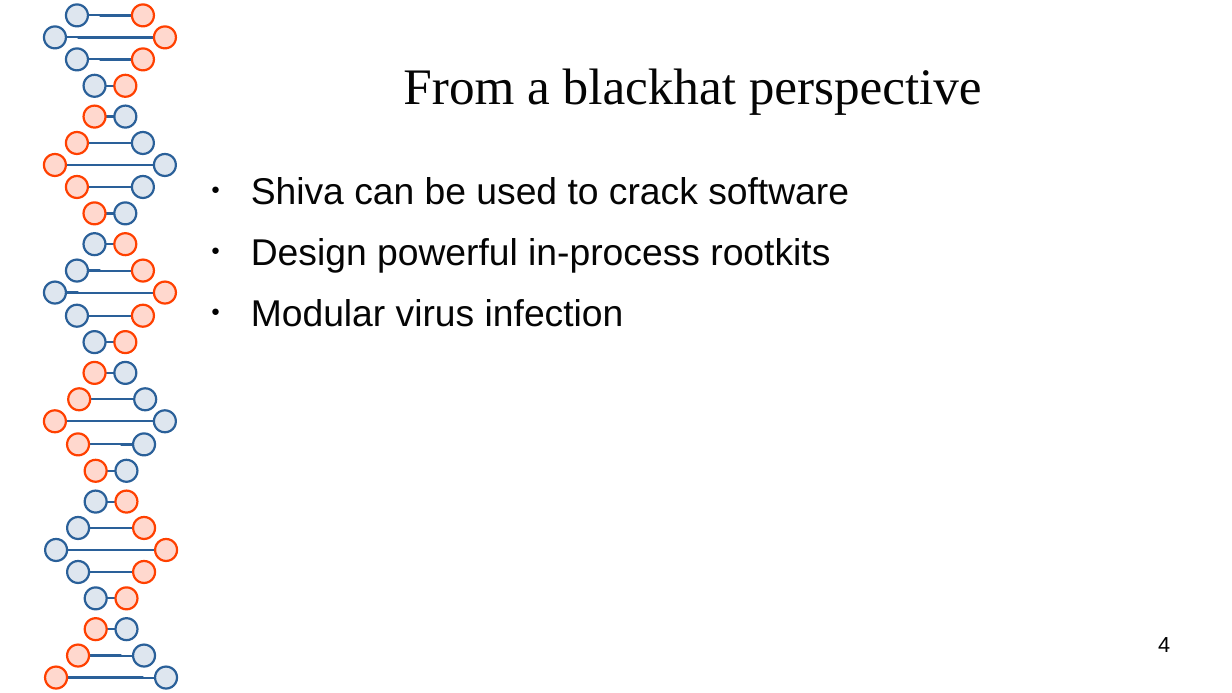
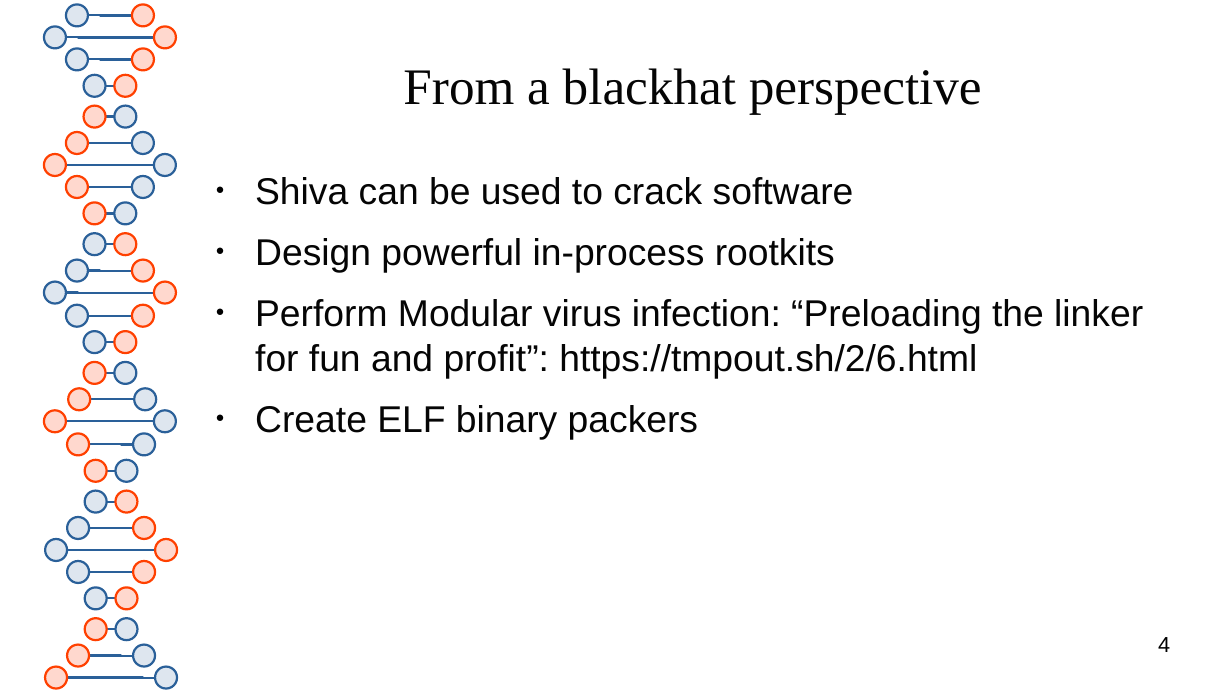
Before and after one commit to advanced-microcode-patching/shiva, a slide deck: slide 4 of presentation/shiva_runtime.odp. Drawn at 1232x693 pixels with LibreOffice and Linux fonts; fonts in the diff are those of the drawing. Boxes give left, top, right and bottom in pixels: in the first picture for what was removed or moved away, otherwise in the second. Text is boxed around its words. In the diff, an @@ line names an element or a change of style, - is before the commit and + after.

```diff
--- a/presentation/shiva_runtime.odp
+++ b/presentation/shiva_runtime.odp
@@ text at [255,299,1143,440]: text changed @@
-● Modular virus infection
+● Perform Modular virus infection: “Preloading the linker for fun and profit”: https://tmpout.sh/2/6.html
+● Create ELF binary packers
```
Also in this commit, not shown: 4 other slides changed, 1 slide removed, 1 other file.
